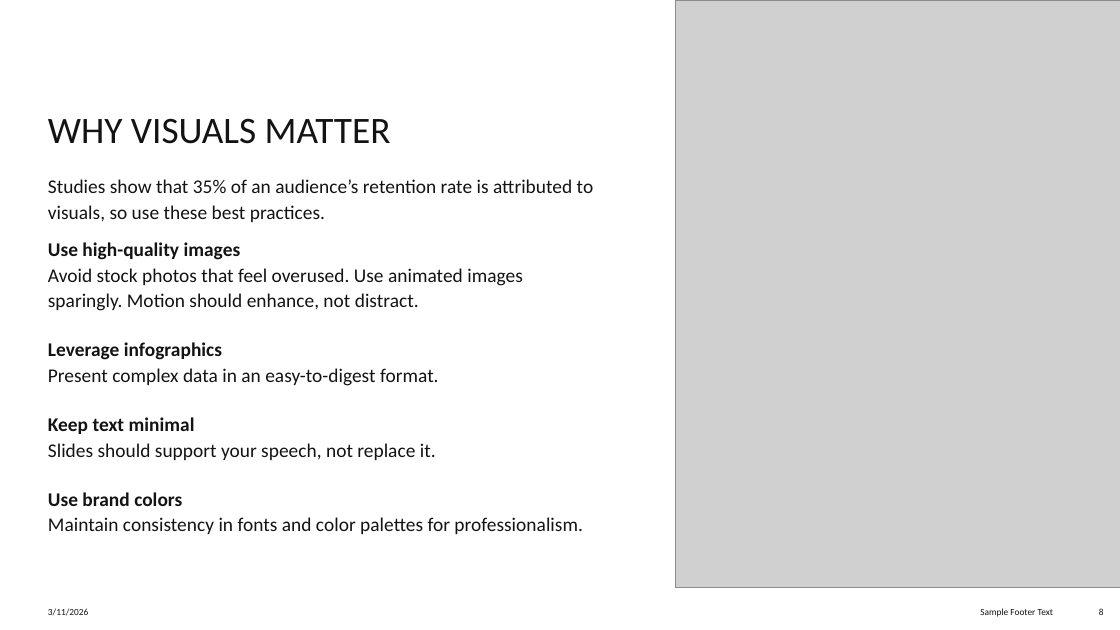
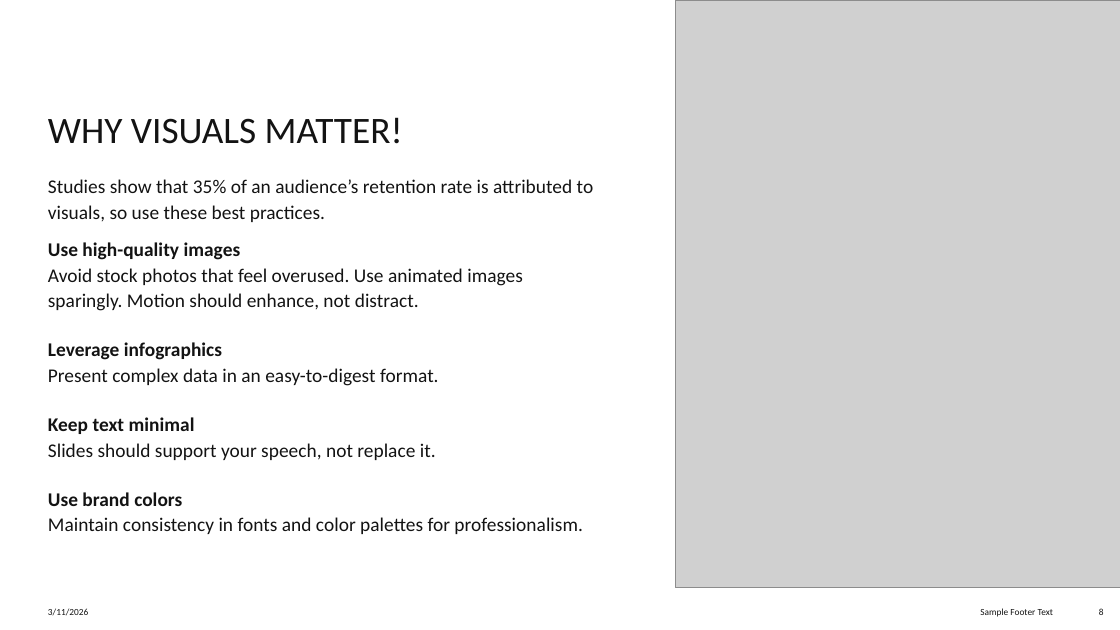
Before and after one commit to cibrinkerhoff/Company_Growth_Forecasting, a slide deck: slide 8 of Presentation_Deck.pptx. Drawn at 1120x630 pixels with LibreOffice and Linux fonts; fonts in the diff are those of the drawing; grey boxes stand for pictures. Boxes give left, top, right and bottom in pixels: in the first picture for what was removed or moved away, otherwise in the second. Text is boxed around its words. In the diff, an @@ line names an element or a change of style, - is before the commit and + after.

Commit message:
presentation test

```diff
--- a/Presentation_Deck.pptx
+++ b/Presentation_Deck.pptx
@@ title at (48, 117, 403, 144): text changed @@
-WHY VISUALS MATTER
+WHY VISUALS MATTER!
```
Also in this commit, not shown: 1 other file.
